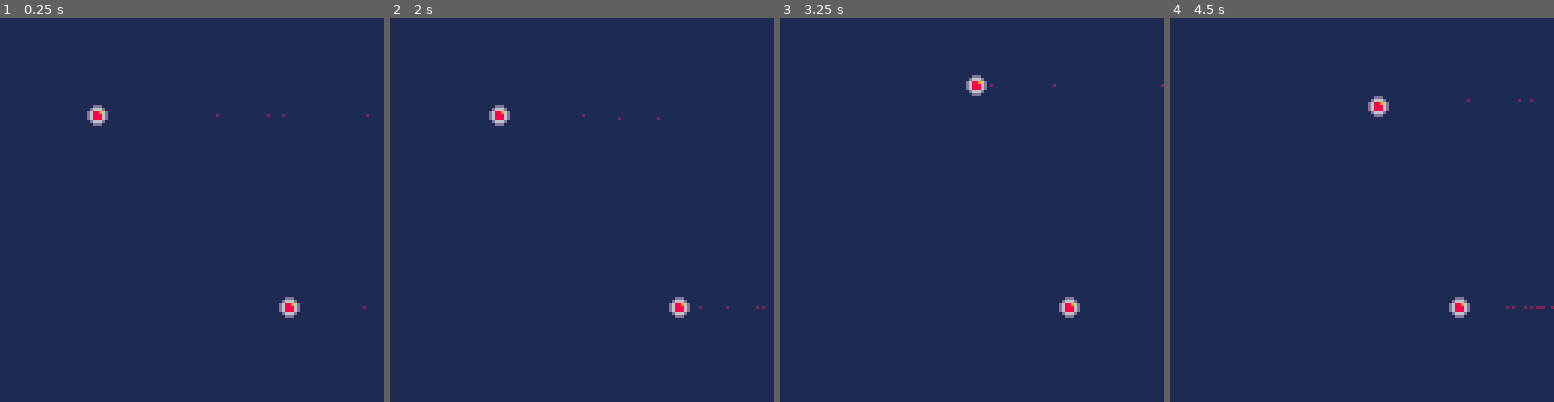
Above: before the commit, frames 1-4 (left to right).
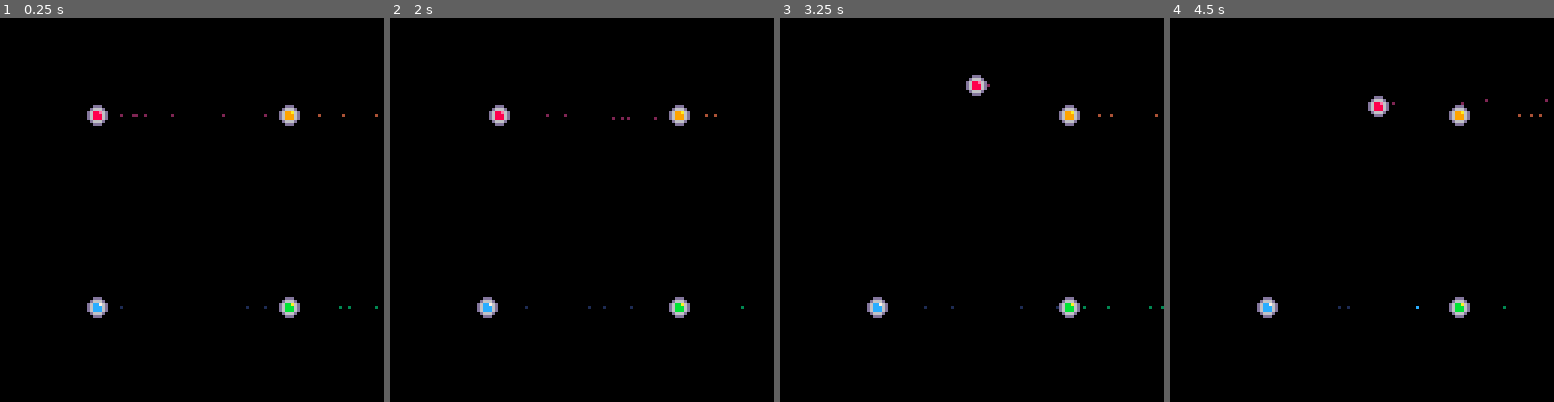
Above: after the commit, the same moments.

Repository: Ramito/PICO-8-Projects
Game: PICO-8 cartridge laserduel.p8
The game is run twice, just before and just after one commit, with the same random seed, the same clock (stepped at 60 frames per second) and the same inputs.
Inputs:
- Up to frame 1 (0.25 s): no input
- Up to frame 2 (2 s): tap X (X key) at 0.33, 1.07, 1.85 s; tap O (Z key) at 0.7, 1.7 s; hold Right from 1.6 s (still down)
- Up to frame 3 (3.25 s): release Right at 2.1 s; tap O (Z key) at 2.1, 2.5, 2.9 s; hold Up 2.15-2.42 s; hold Right 2.47-3.03 s; tap X (X key) at 2.97 s; hold Left from 3.08 s (still down)
- Up to frame 4 (4.5 s): tap O (Z key) at 3.3, 3.7, 4.1 s; release Left at 3.58 s; hold Down 3.63-3.97 s; hold Right from 4.02 s (still down); tap X (X key) at 4.08 s

The runs differ from the first frame. In frame 1, 100% of the frame differs, in the area x 0-100%, y 0-100%; in frame 2, 100%; in frame 3, 100%; in frame 4, 100%.

Commit message:
Player palettes and refined aim visuals

Diff:
--- a/laserduel.p8
+++ b/laserduel.p8
@@ -11,6 +11,8 @@
 	setup_ufos()
 	setup_lasers()
 	spawn_ufo(32,32)
+	spawn_ufo(96,32)
+	spawn_ufo(32,96)
 	spawn_ufo(96,96)
 end
 
@@ -28,13 +30,26 @@
 end
 
 function _draw()
- cls(1)
+ cls(0)
  foreach(lasers,draw_laser)
  foreach(ufos,draw_ufo)
 end
 
 -->8
 --ufo factory
+
+palettes={}
+palettes[1]={}
+palettes[2]={{8,9},{2,4},{14,10}}
+palettes[3]={{8,12},{2,1},{14,7}}
+palettes[4]={{8,11},{2,3},{14,10}}
+
+function apply_pal(indx)
+ pal()
+	for v in all(palettes[indx]) do
+			pal(v[1],v[2])
+	end
+end
 
 function setup_ufos()
 --constants
@@ -131,6 +146,7 @@
 --ufo render
 
 function draw_ufo(ufo)
+	apply_pal(ufo.index)
 	local r=ufo.attributes.radius
 	spr(1,ufo.pos.x-r,ufo.pos.y-r)
 end
@@ -257,6 +273,7 @@
 end
 
 function draw_laser(laser)
+	apply_pal(laser.index)
 	local origin=ufos[laser.index].pos
 	local dest
 	if (laser.hit) then
@@ -269,19 +286,21 @@
 		circfill(dest.x,dest.y,2,8)
 	else
 		local o_d=origin-dest
-		local max_pts=0.15*sqrt(o_d:dot(o_d))
-			local points=0.5*(rnd(max_pts)+rnd(max_pts))
+		local max_pts=0.175*sqrt(o_d:dot(o_d))
+		local points=rnd(max_pts)
 		for i=1,points do
 			local alpha=rnd(1)
+			local c=2
+			if (rnd(1)<0.025) c=8
 			local point=origin:scaled(alpha)+dest:scaled(1-alpha)
-		 pset(point.x,point.y,2)
+		 pset(point.x,point.y,c)
 		end
 	end
 end
 __gfx__
 0000000000ddd0000000000000000000000000000000000000000000000000000000000000000000000000000000000000000000000000000000000000000000
 000000000d666d000000000000000000000000000000000000000000000000000000000000000000000000000000000000000000000000000000000000000000
-00700700d68896d00000000000000000000000000000000000000000000000000000000000000000000000000000000000000000000000000000000000000000
+00700700d688e6d00000000000000000000000000000000000000000000000000000000000000000000000000000000000000000000000000000000000000000
 00077000d68886d00000000000000000000000000000000000000000000000000000000000000000000000000000000000000000000000000000000000000000
 00077000d68886d00000000000000000000000000000000000000000000000000000000000000000000000000000000000000000000000000000000000000000
 007007000d666d000000000000000000000000000000000000000000000000000000000000000000000000000000000000000000000000000000000000000000
